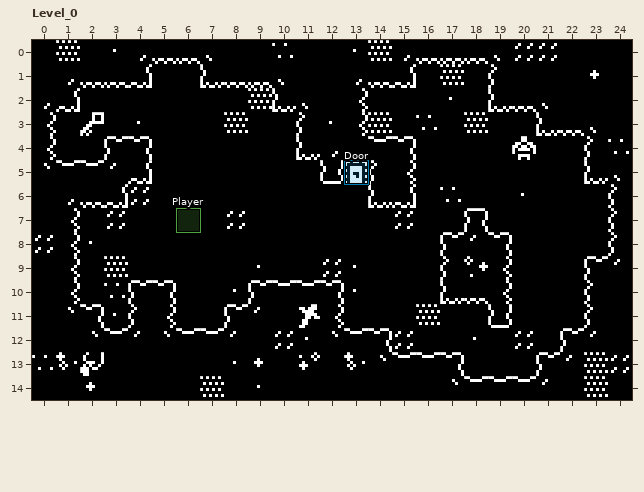
LDtk project, stored at source/maps/testlevel.ldtk. The picture above was drawn from the file before the commit.
Cells are 8x8 px. Shown: Level_0 x 0..24, y 0..14.
New version:
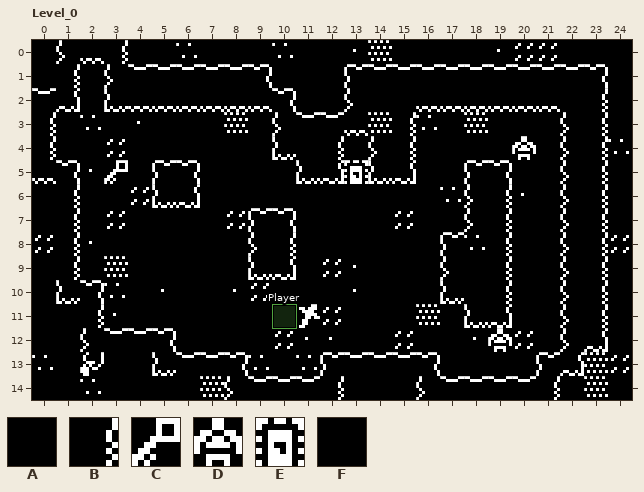
Key: from "Collision": A 2 "Solid"; from "Ground_textures": B 1; from "Test_map": C 29, D 102, E 433; from "Walls": F 1.
_ is an empty cell.
Objects are placed by their top-left corner, in cells (3,4 is the top-left corner of cell 3,4); size is 1x1 cell unless given.
Tiles of an added or newly shown layer are drawn over the layers below it.
Difference:
Layer "Ground_textures":
The edit erases tile B in row 5 at x 13.
Layer "Unique_tiles":
The edit erases tile E in row 5 at x 13.
Layer "Collision" (now shown):
There is now tile A in row 0 at x 1 to 3; in row 1 at x 1, 3 to 9 and 13 to 23; in row 2 at x 0, 3 to 10, 13, 16 to 19, 21 and 23; in row 3 at x 0, 10 to 13, 15 and 22 to 23; in row 4 at x 0, 10 to 12, 14 to 15 and 22 to 23; in row 5 at x 0 to 1, 5 to 6, 11 to 12, 14 to 15, 18 to 19 and 22 to 23.
There is now tile A in row 6 at x 1, 5 to 6, 18 to 19 and 22 to 23; in rows 7 to 8 at x 1, 9 to 10, 18 to 19 and 22 to 23; in row 9 at x 1, 9 to 10, 17 to 19 and 22 to 23; in row 10 at x 1 to 2, 18 to 19 and 22 to 23; in row 11 at x 2, 11, 18 to 19 and 22 to 23; in row 12 at x 2, 4 to 5 and 22 to 23.
There is now tile A in row 13 at x 5 to 8, 12 to 14, 16 and 22; in row 14 at x 8 to 12, 16 to 17 and 21.
There is now tile F in row 0 at x 4 to 7 and 15 to 19; in row 1 at x 10; in row 2 at x 11; in row 4 at x 3 to 4; in rows 5 to 9 at x 24; in row 11 at x 1.
There is now tile F in row 12 at x 10; in row 13 at x 1, 9 and 11; in row 14 at x 2.
Layer "Entities":
Object "Player" rectangle at 6,7 becomes "Player" rectangle at 10,11.
Object C "KeyItem" at 2,3 becomes C "KeyItem" at 3,5.
A new object: E "Door" at 13,5.
A new object: D "Monster" at 19,12.
Object "Door" rectangle at 13,5 is removed.
Object "Door" rectangle at 13,5 is removed.
